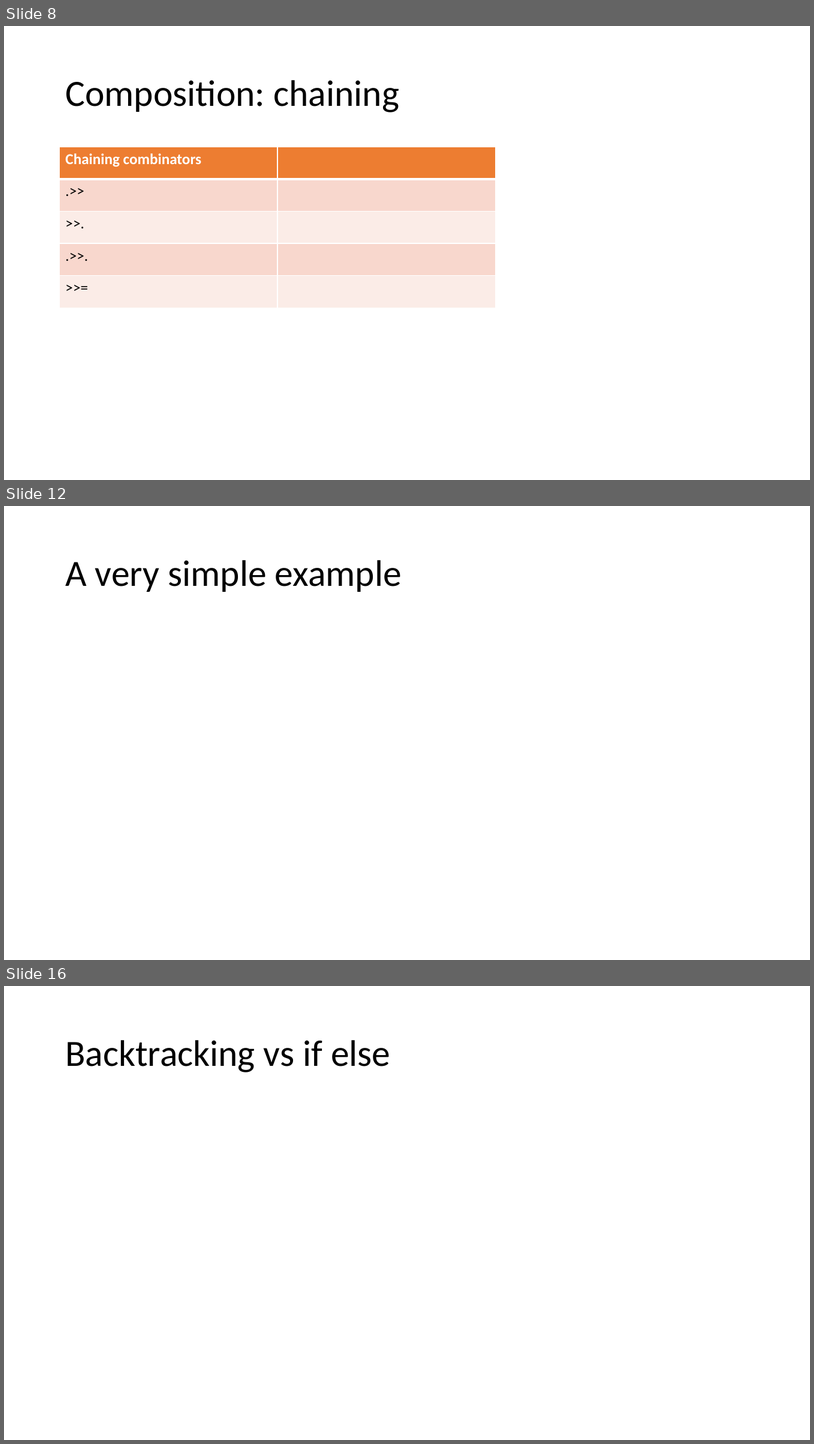
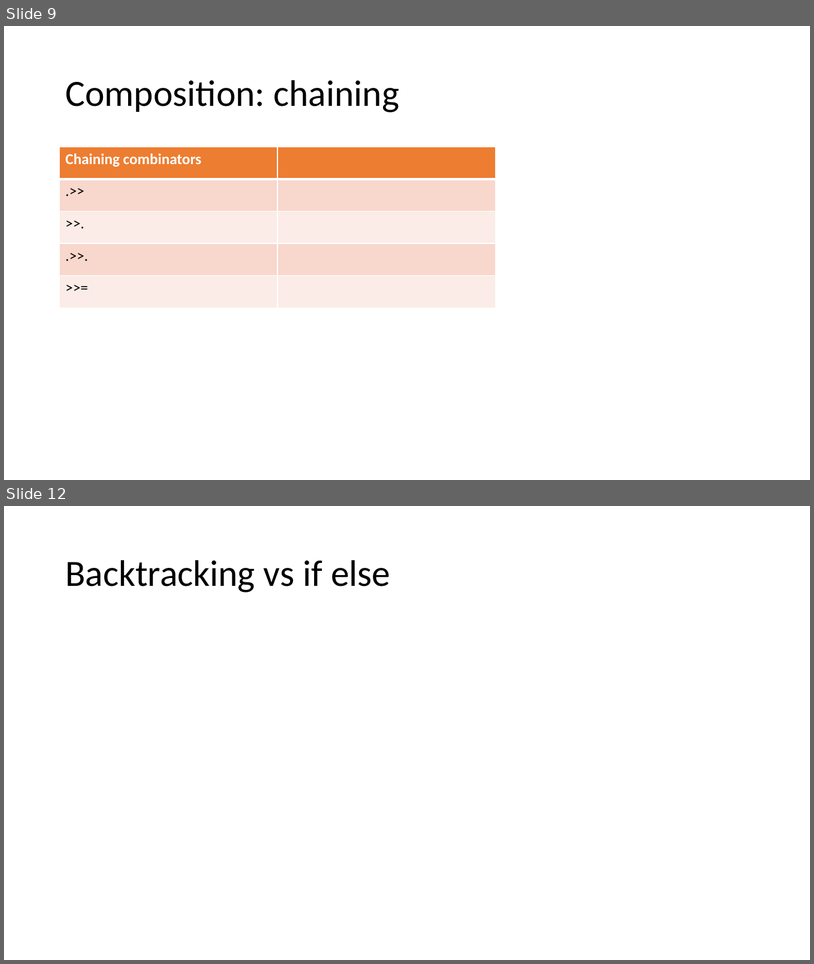
Before and after one commit to atiboros/PracticalFParsec, a slide deck: Slides/Practical FParsec V2.pptx. Shown one above the other, each under a label of ours: slides 8, 12 and 16 before the commit, slides 9 and 12 after it; the slides between them are not shown. The pictures are 814x1444 and 814x964 pixels, drawn with LibreOffice and Linux fonts; fonts in the diff are those of the drawing. Boxes give left, top, right and bottom in pixels: in the first picture for what was removed or moved away, otherwise in the second. Text is boxed around its words. In the diff, an @@ line names an element or a change of style, - is before the commit and + after.

Commit message:
Wrote sample chaining examples

```diff
--- a/Slides/Practical FParsec V2.pptx
+++ b/Slides/Practical FParsec V2.pptx
@@ slide 12 removed at (4, 506, 810, 960), background #FFFFFF @@
@@ title removed at (65, 560, 402, 592) @@
-A very simple example
@@ what was slide 8 is now slide 9 @@
@@ what was slide 16 is now slide 12 @@
```
Also in this commit, not shown: 3 slides changed, 1 slide added, 4 other slides removed, 3 other files.
